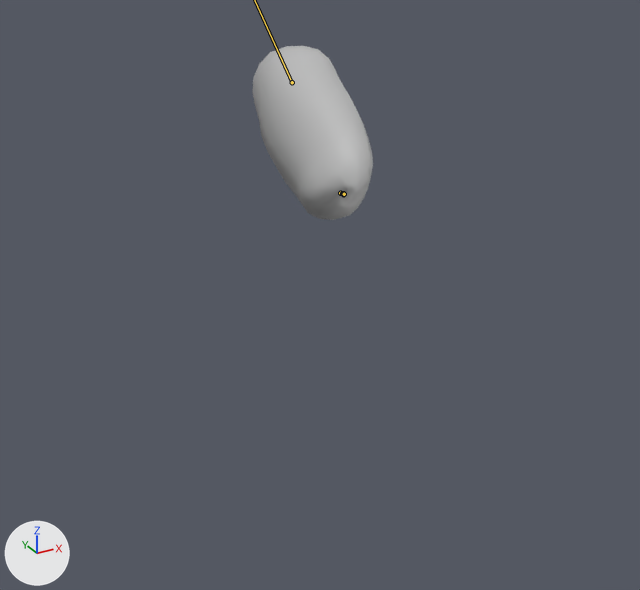
One commit to the FBX model Assets/AnimationMaterials/Animations/FBX/Arm/Arm_FaceGrab.fbx: the scene before it, then after it.
Camera for both pictures: a camera (50 mm lens) standing at (-0.578, -1.132, 0.229) and looking at (-0.112, -0.286, -0.194). The axes (+X, +Y, +Z) are drawn at lower left. The lights are the same throughout. Both versions are drawn at frame 50 of the action 'Take 001'; the numbers are the values there. The bones that bend it are drawn over the model as lines.

In view in the first picture: 'Alien_Arm_R_Lowpoly'.
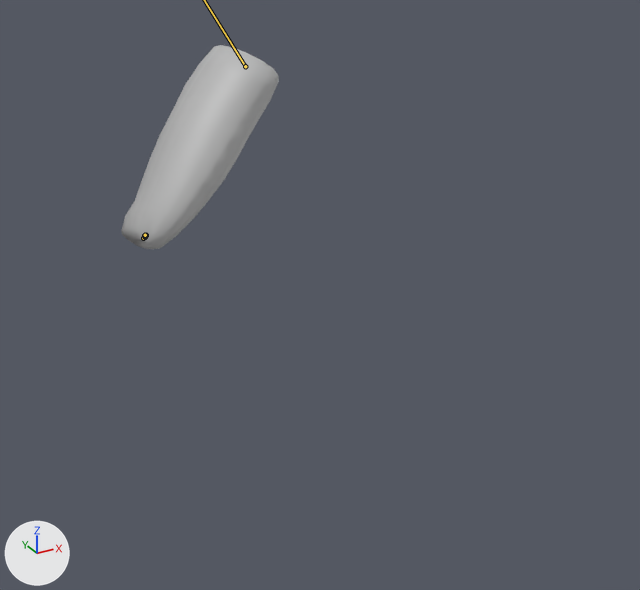
Location of each change, (x1, y1, x2, y2) in pixels of the pictures (640 x 590 px):
'Alien_Arm_R_Lowpoly', posed: before (253, 46, 373, 220); after (121, 45, 279, 249)
bone 'C__Elbow_JNT', root to tip: before (340, 193) to (340, 191); after (143, 238) to (142, 237)
bone 'C_Wrist_JNT', root to tip: before (342, 193) to (342, 193); after (145, 237) to (145, 237)

What the commit changed:
Bone 'C__Base_JNT' (bone_c__base_jnt) moves from (0.0, 0.0, 0.0) to (-3.5, -1.2, -15.3).
Bone 'C__Base_JNT' (bone_c__base_jnt) turns from (5, -7, 24) to (36, -50, 3) degrees about its own x, y and z.
Bone 'C__Elbow_JNT' (bone_c__elbow_jnt) turns from (0, 12, 0) to (0, 124, 0) degrees about its own x, y and z.
Bone 'C_Wrist_JNT' (bone_c_wrist_jnt) turns from (-19, -5, -18) to (11, 34, 83) degrees about its own x, y and z.
